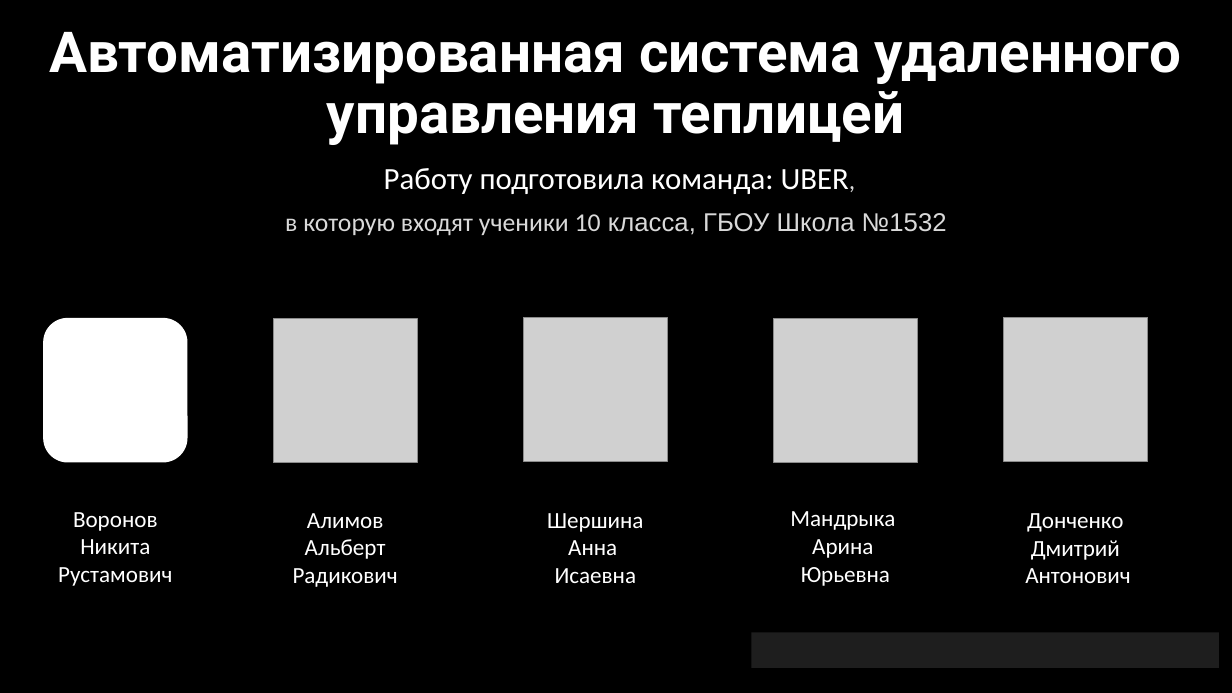
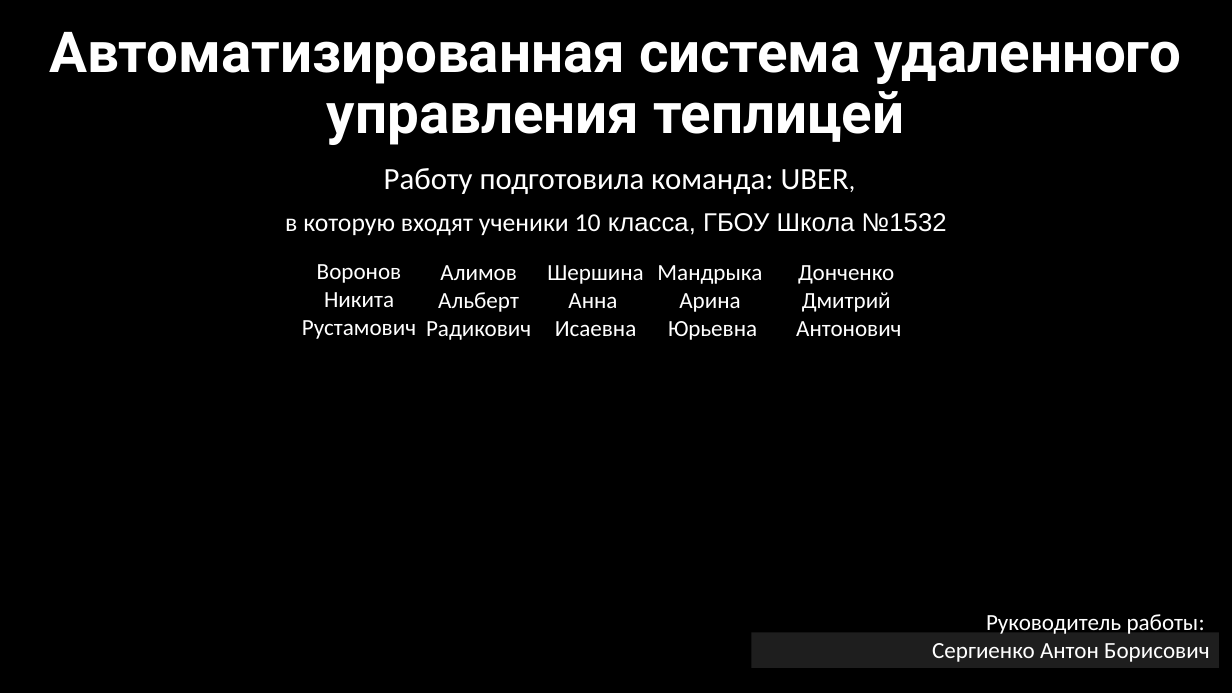
Before and after one commit to voronov-nikita/teplica-predprof, a slide deck: slide 1 of общая информация/Автоматизированная система удаленного управления теплицей.pptx. Drawn at 1232x693 pixels with LibreOffice and Linux fonts; fonts in the diff are those of the drawing; grey boxes stand for pictures; background and template pictures are left out. Boxes give left, top, right and bottom in pixels: in the first picture for what was removed or moved away, otherwise in the second. Text is boxed around its words. In the diff, an @@ line names an element or a change of style, - is before the commit and + after.

Commit message:
pptx

```diff
--- a/общая информация/Автоматизированная система удаленного управления теплицей.pptx
+++ b/общая информация/Автоматизированная система удаленного управления теплицей.pptx
@@ subtitle "Работу подготовила команда: UBER," at <box>285,168,947,236</box>: text colour #D9D9D9 to #FFFFFF in "UBER,", "в которую входят ученики 10 класса, ГБОУ ..." @@
@@ text "Воронов Никита Рустамович": place and size @@
-text "Воронов Никита Рустамович" at <box>58,512,172,586</box>
+text "Воронов Никита Рустамович" at <box>302,264,416,339</box>
@@ text "Алимов Альберт Радикович": place and size @@
-text "Алимов Альберт Радикович" at <box>293,513,398,587</box>
+text "Алимов Альберт Радикович" at <box>426,265,531,340</box>
@@ text "Шершина": place and size @@
-text "Шершина" at <box>547,513,643,583</box>
+text "Шершина" at <box>547,265,643,336</box>
@@ text "Мандрыка": place and size @@
-text "Мандрыка" at <box>790,511,895,586</box>
+text "Мандрыка" at <box>657,265,762,340</box>
@@ text "Донченко": place and size @@
-text "Донченко" at <box>1025,513,1130,583</box>
+text "Донченко" at <box>796,265,901,336</box>
@@ rounded rectangle removed at <box>43,319,187,462</box> @@
@@ picture removed at <box>274,319,418,463</box> @@
@@ picture removed at <box>523,317,667,461</box> @@
@@ picture removed at <box>774,319,918,463</box> @@
@@ picture removed at <box>1004,317,1148,461</box> @@
@@ text added at <box>932,614,1209,662</box>, 18 pt, text #FFFFFF @@
+Руководитель работы: Сергиенко Антон Борисович
```
